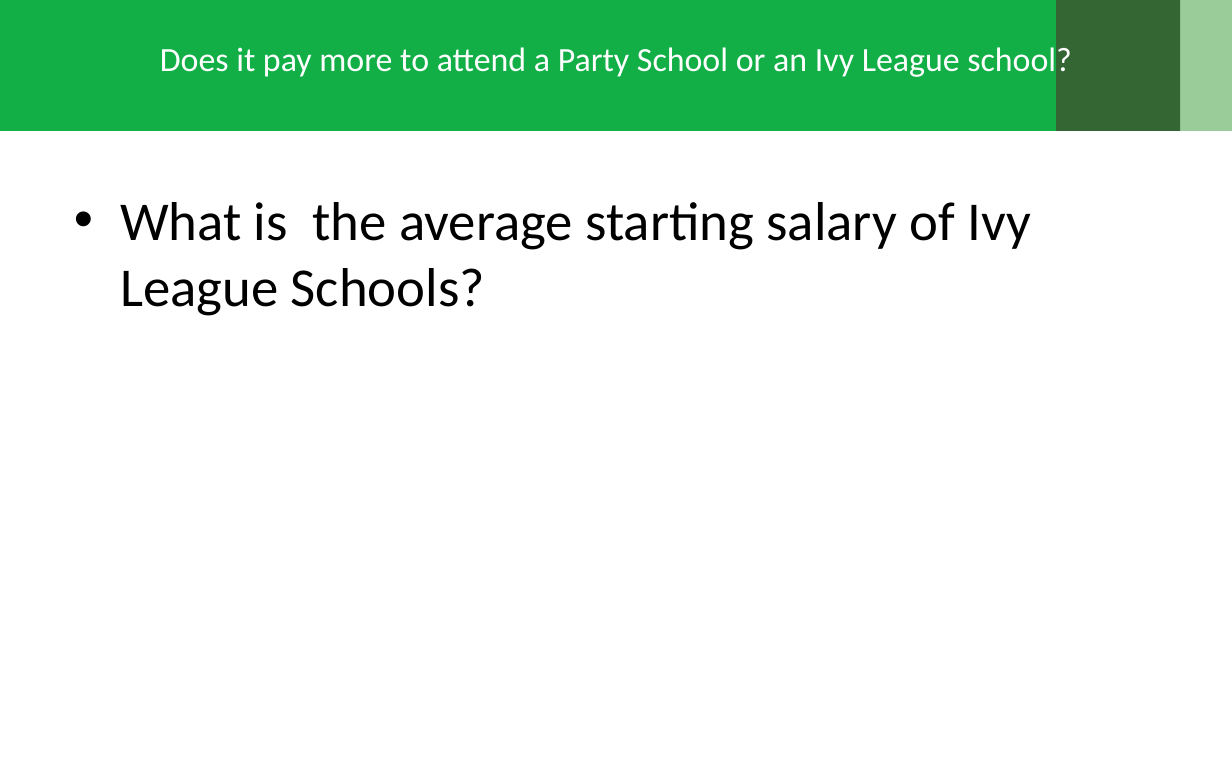
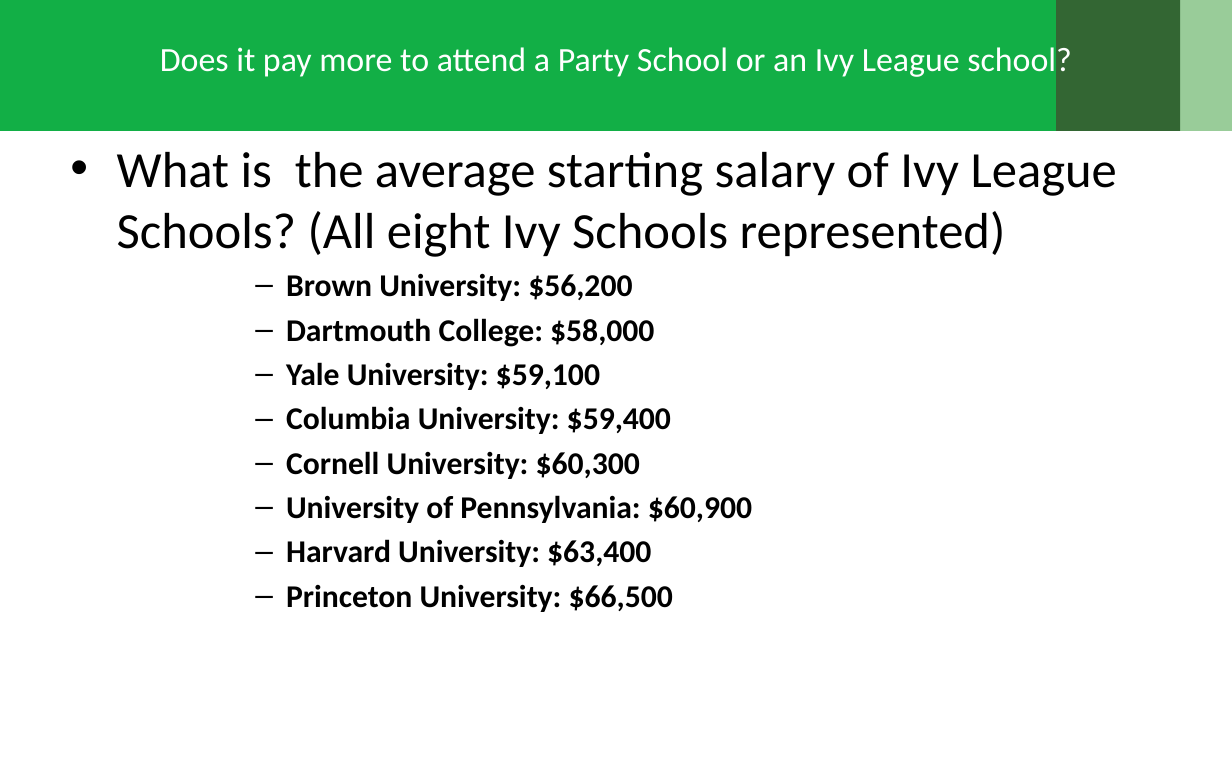
Before and after one commit to khosenag03/RICHdataGroupProject, a slide deck: slide 9 of The True Meaning behind Decision Day.pptx (slide 8 before the commit). Drawn at 1232x770 pixels with LibreOffice and Linux fonts; fonts in the diff are those of the drawing; background and template pictures are left out. Boxes give left, top, right and bottom in pixels: in the first picture for what was removed or moved away, otherwise in the second. Text is boxed around its words. In the diff, an @@ line names an element or a change of style, - is before the commit and + after.

Commit message:
Updated 06112019

```diff
--- a/The True Meaning behind Decision Day.pptx
+++ b/The True Meaning behind Decision Day.pptx
@@ text at box(117, 152, 1117, 612): text changed; size 32 to 18.5 pt; bold on @@
-• What is the average starting salary of Ivy League Schools?
+• What is the average starting salary of Ivy League Schools? (All eight Ivy Schools represented)
+      – Brown University: $56,200
+      – Dartmouth College: $58,000
+      – Yale University: $59,100
+      – Columbia University: $59,400
+      – Cornell University: $60,300
+      – University of Pennsylvania: $60,900
+      – Harvard University: $63,400
+      – Princeton University: $66,500
```
Also in this commit, not shown: 14 other slides changed, 9 slides added.
